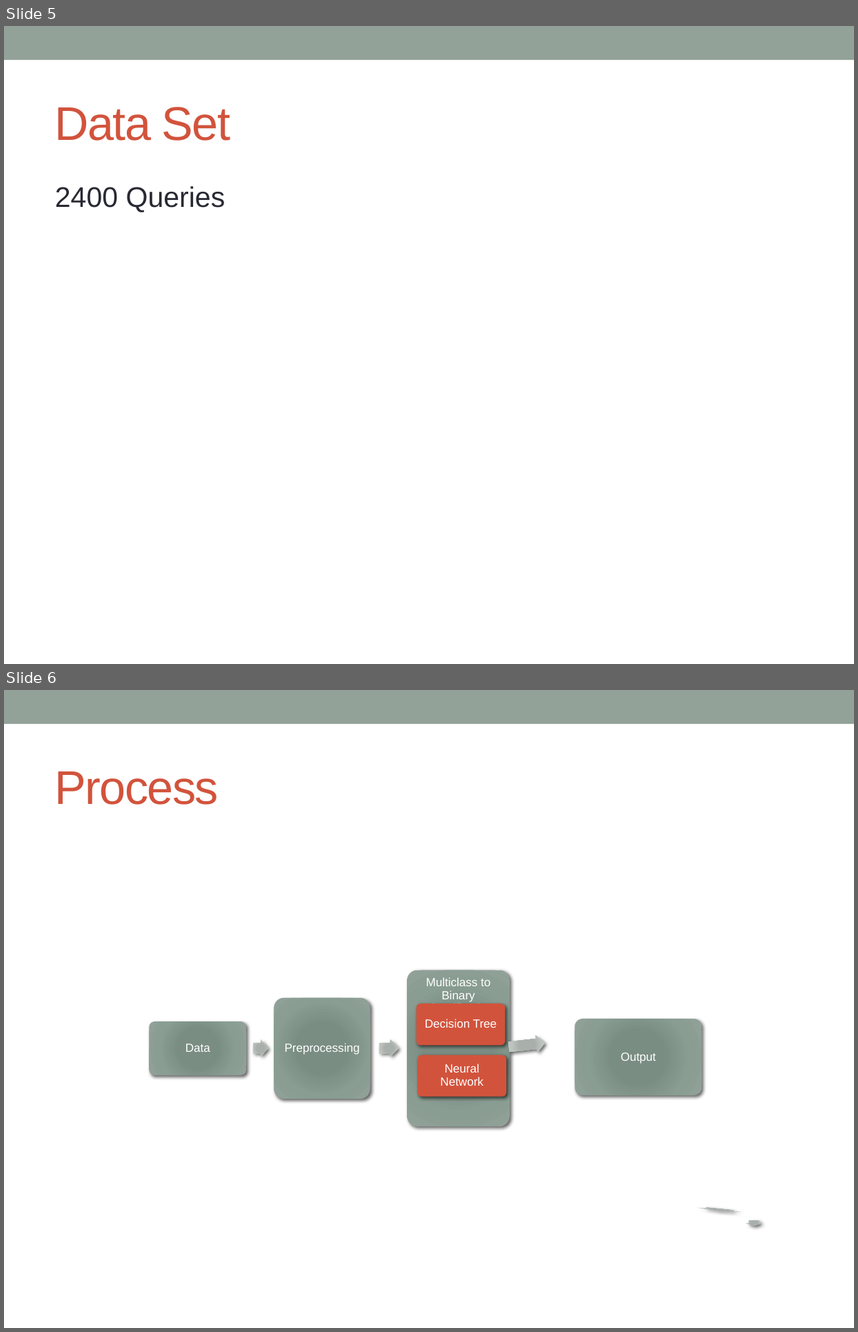
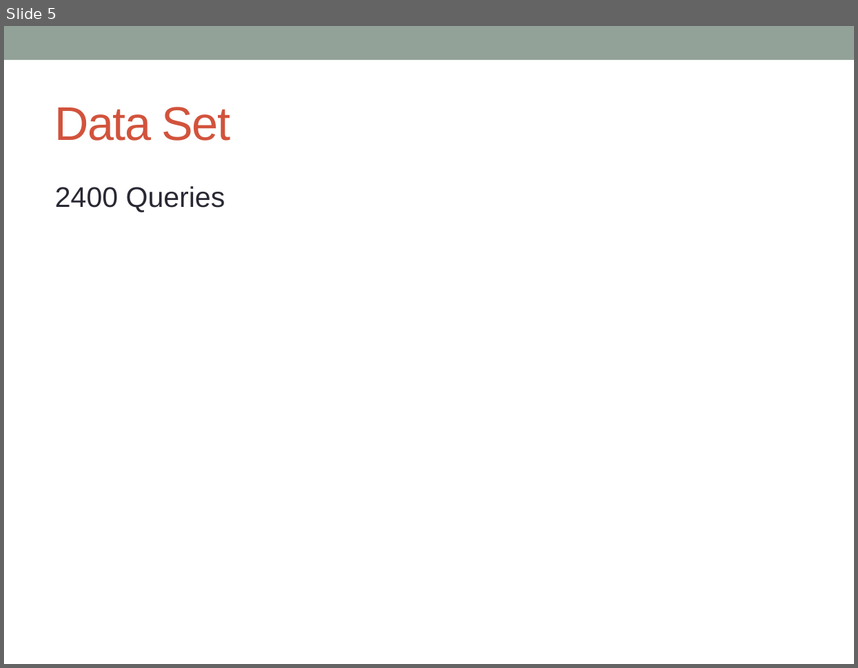
Before and after one commit to jcbain/web_query_classification, a slide deck: presentation.pptx. Shown one above the other, each under a label of ours: slides 5 and 6 before the commit, slide 5 after it. The pictures are 858x1332 and 858x668 pixels, drawn with LibreOffice and Linux fonts; fonts in the diff are those of the drawing. Boxes give left, top, right and bottom in pixels: in the first picture for what was removed or moved away, otherwise in the second. Text is boxed around its words. In the diff, an @@ line names an element or a change of style, - is before the commit and + after.

```diff
--- a/presentation.pptx
+++ b/presentation.pptx
@@ slide 6 removed at [4,690,854,1328], background #FFFFFF; not listed: 1 template element that a slide beside it also shows @@
@@ title removed at [55,771,219,805] @@
-Process
@@ group removed at [150,969,762,1225]: 6 rounded rectangles, 6 texts, 5 right arrows @@
-Data
-Preprocessing
-Multiclass to Binary Classification
-Decision Tree
-Neural Network
-Output
```
Also in this commit, not shown: 1 slide changed, 1 slide added, 4 other files.
